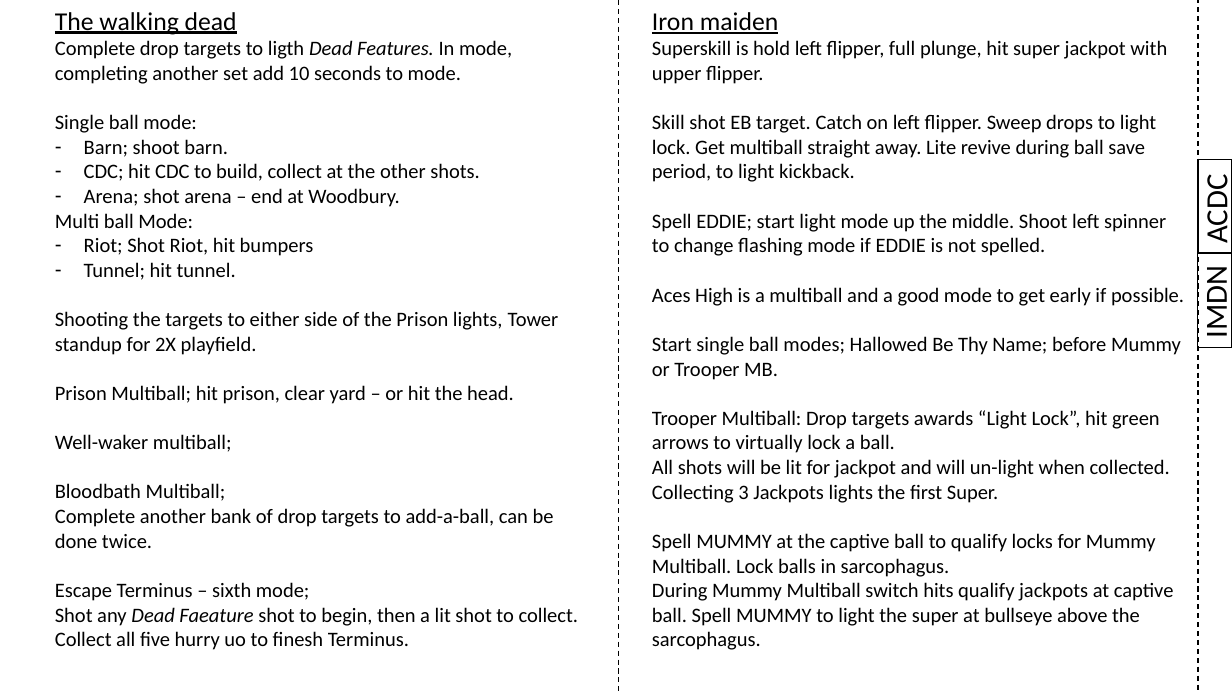
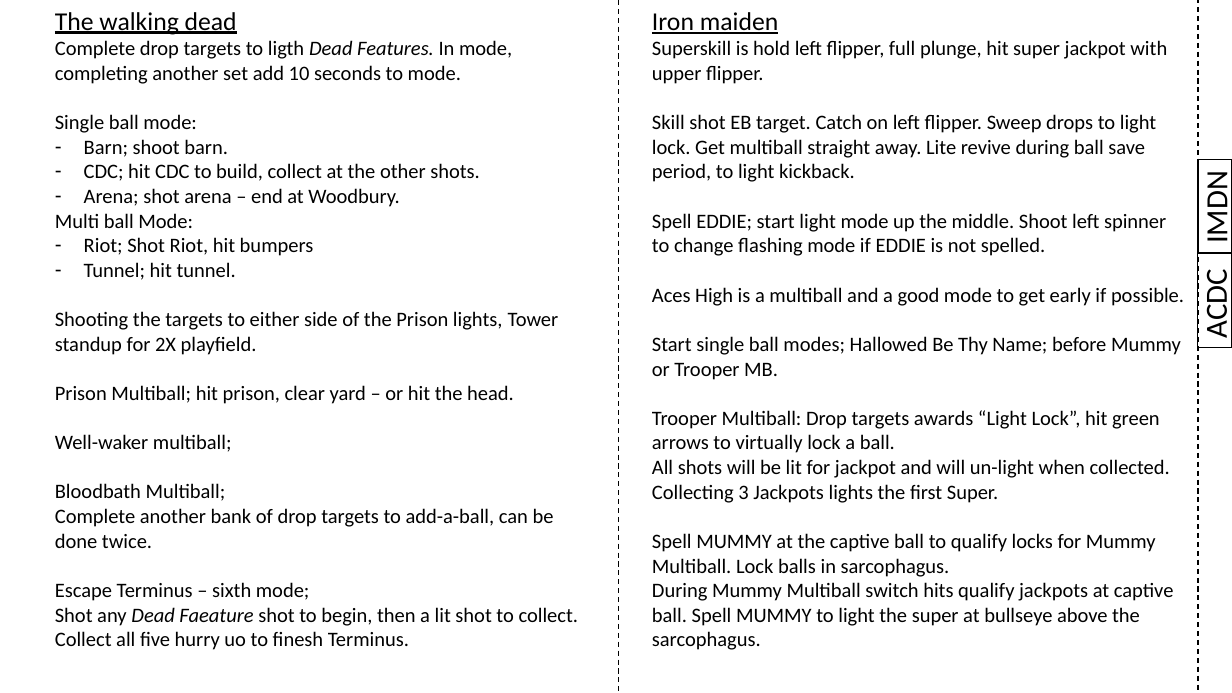
Before and after one commit to karstenbolge/PB, a slide deck: slide 2 of PB.pptx. Drawn at 1232x693 pixels with LibreOffice and Linux fonts; fonts in the diff are those of the drawing. Boxes give left, top, right and bottom in pixels: in the first picture for what was removed or moved away, otherwise in the second. Text is boxed around its words. In the diff, an @@ line names an element or a change of style, - is before the commit and + after.

```diff
--- a/PB.pptx
+++ b/PB.pptx
@@ rectangle "IMDN": place and size @@
-rectangle "IMDN" at <box>1198,253,1232,347</box>
+rectangle "IMDN" at <box>1199,160,1232,253</box>
@@ rectangle "ACDC": place and size @@
-rectangle "ACDC" at <box>1199,160,1232,253</box>
+rectangle "ACDC" at <box>1198,253,1232,347</box>
```
Also in this commit, not shown: 13 other slides changed.
